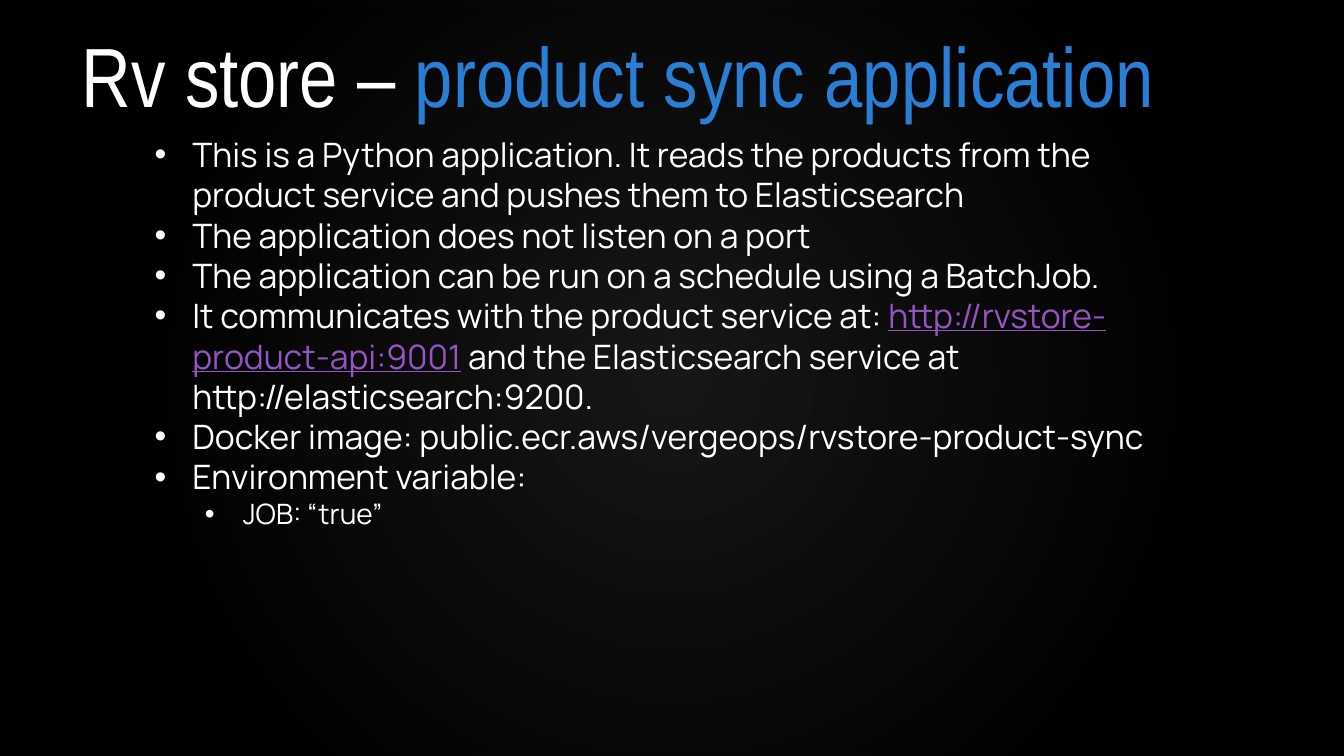
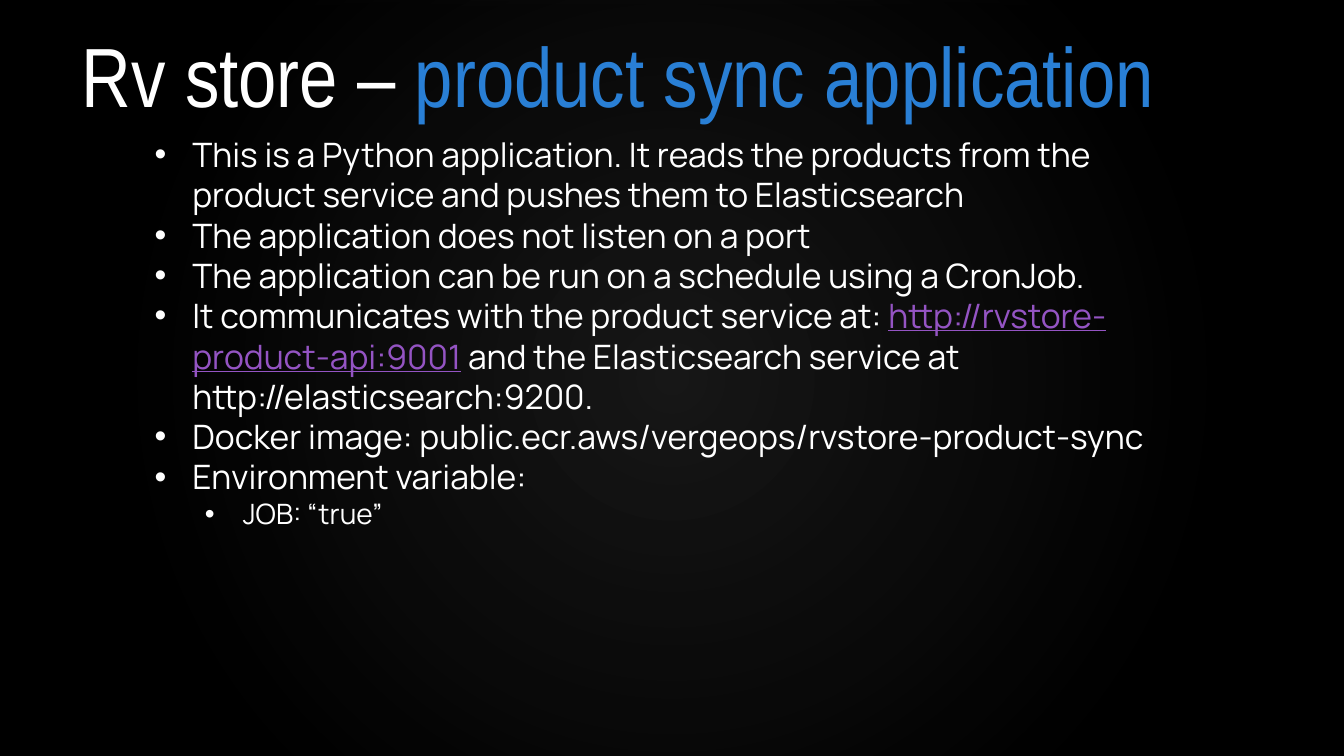
Before and after one commit to VergeOps/k8s-rvstore, a slide deck: slide 15 of rvstore_hackathon/Kubernetes-RV Store Hackathon.pptx. Drawn at 1344x756 pixels with LibreOffice and Linux fonts; fonts in the diff are those of the drawing; background and template pictures are left out. Boxes give left, top, right and bottom in pixels: in the first picture for what was removed or moved away, otherwise in the second. Text is boxed around its words. In the diff, an @@ line names an element or a change of style, - is before the commit and + after.

```diff
--- a/rvstore_hackathon/Kubernetes-RV Store Hackathon.pptx
+++ b/rvstore_hackathon/Kubernetes-RV Store Hackathon.pptx
@@ text at bbox=[192, 263, 1085, 297]: text changed @@
-• The application can be run on a schedule using a BatchJob.
+• The application can be run on a schedule using a CronJob.
```
Also in this commit, not shown: 3 other slides changed, 1 other file.
